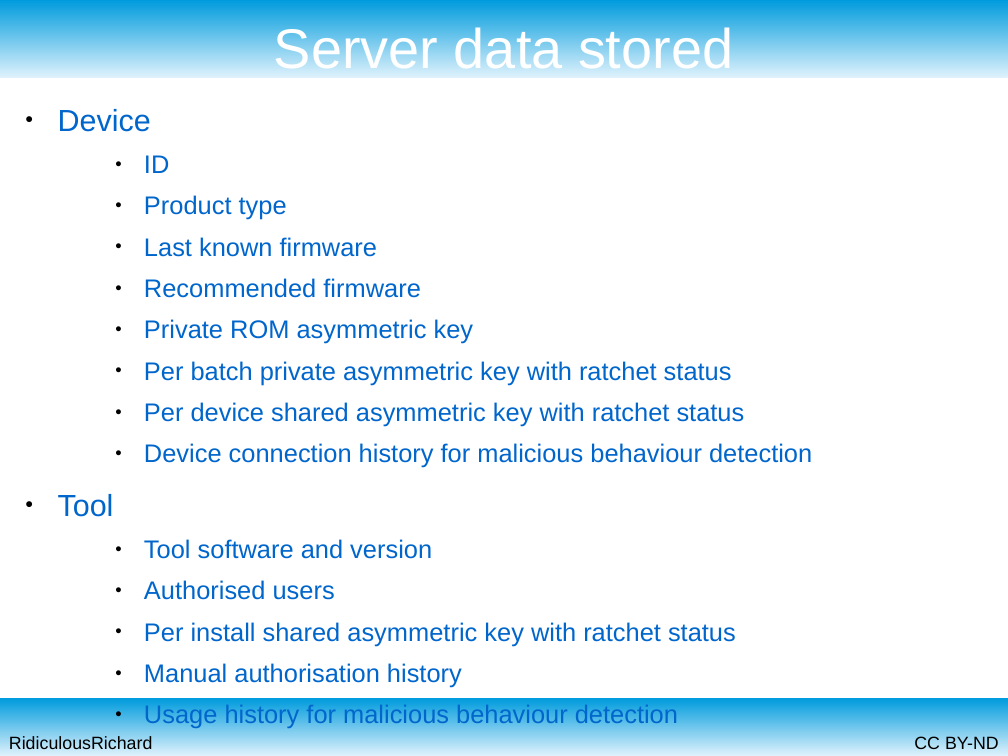
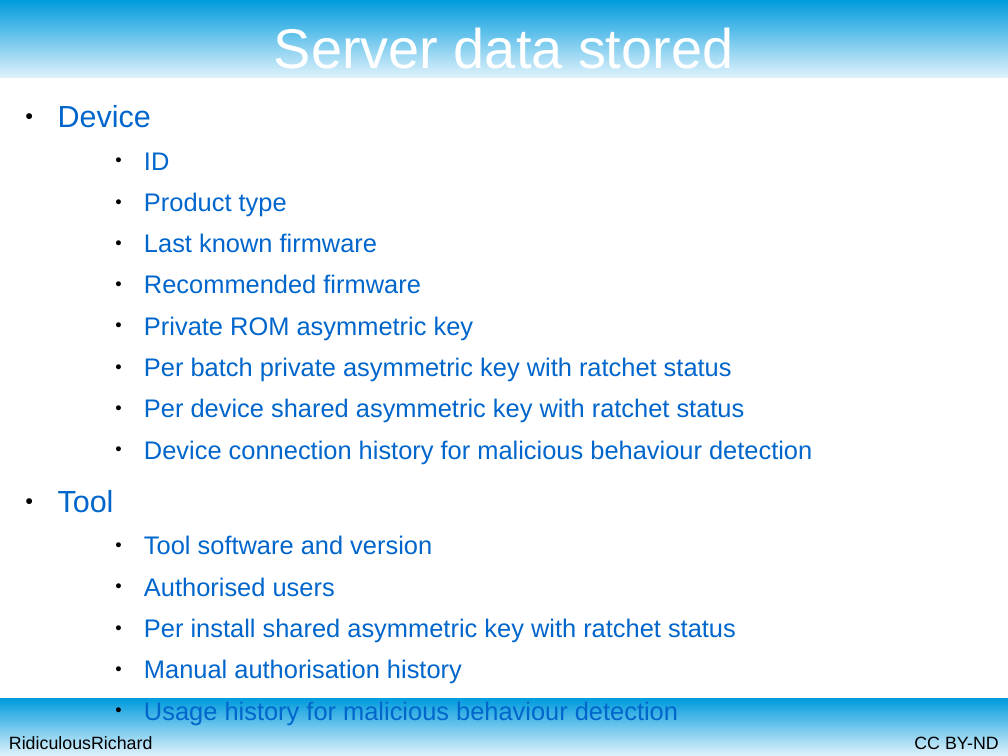
Before and after one commit to RidiculousRichard/presentations, a slide deck: slide 19 of 12 steps to firmware packages.odp (slide 15 before the commit). Drawn at 1008x756 pixels with LibreOffice and Linux fonts; fonts in the diff are those of the drawing. Boxes give left, top, right and bottom in pixels: in the first picture for what was removed or moved away, otherwise in the second. Text is boxed around its words. In the diff, an @@ line names an element or a change of style, - is before the commit and + after.

Commit message:
Expanded the 12 steps to firmware packages presentation

```diff
--- a/12 steps to firmware packages.odp
+++ b/12 steps to firmware packages.odp
@@ text "Device": place and size @@
-text "Device" at (58, 109, 812, 729)
+text "Device" at (58, 105, 812, 725)
```
Also in this commit, not shown: 6 other slides changed, 5 slides added, 1 slide removed.
